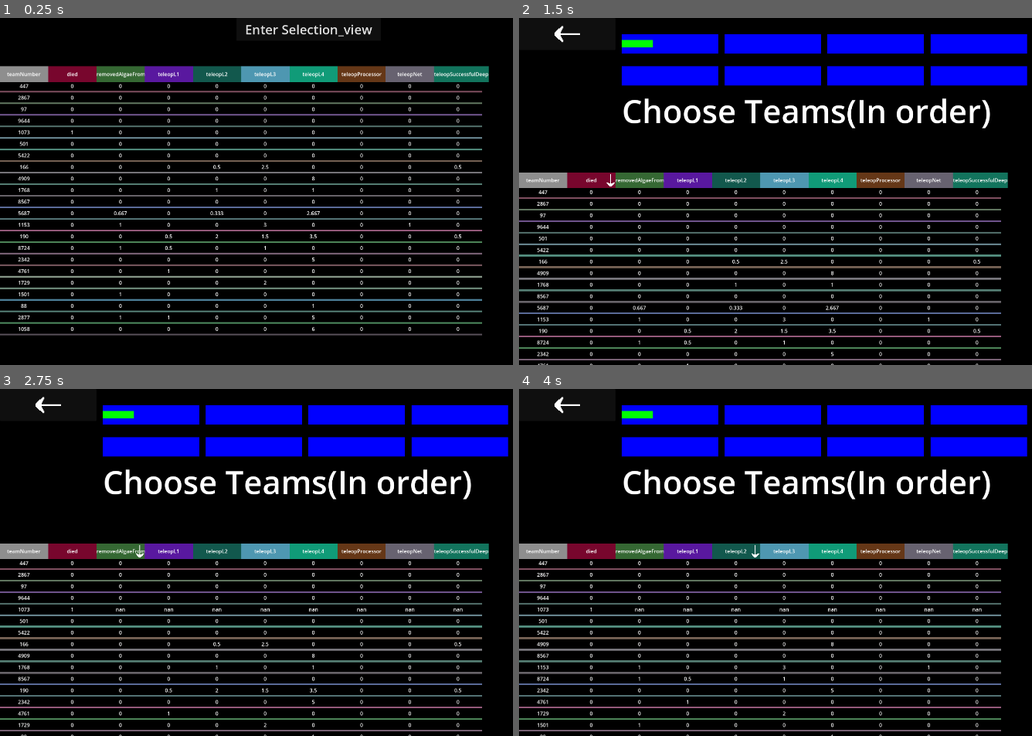
Above: before the commit, frames 1-4 (two rows, left to right).
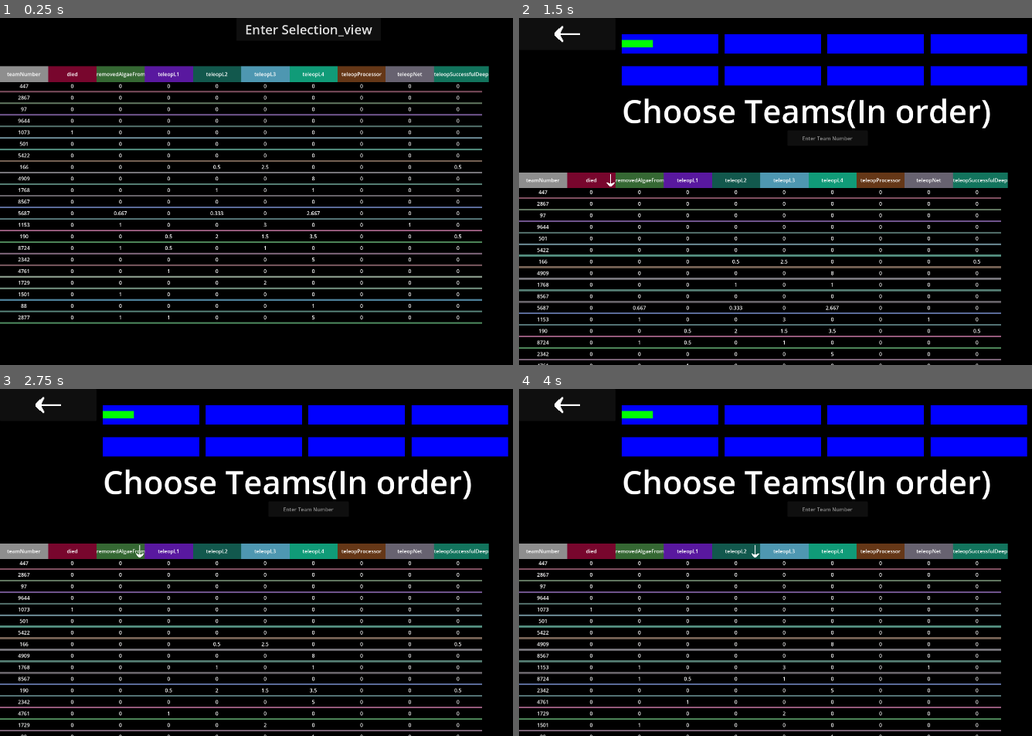
Above: after the commit, the same moments.

Repository: roboblazers7617/FRC-scouting-app
Game: Godot game, scene res://imports.tscn
The game is run twice, just before and just after one commit, with the same random seed, the same clock (stepped at 60 frames per second) and the same inputs.
Inputs (mouse positions are in pixels of both pictures, inside the frame that each line leads up to):
- Up to frame 1 (0.25 s): no input
- Up to frame 2 (1.5 s): click "Enter Selection_view" at 0.5 s; tap Enter at 1.25 s; move the mouse to (590, 181) at 1.27 s; click (590, 181) at 1.42 s
- Up to frame 3 (2.75 s): tap Space at 2 s; move the mouse to (128, 552) at 2.02 s; click (128, 552) at 2.17 s
- Up to frame 4 (4 s): tap Enter at 2.75 s; move the mouse to (688, 552) at 2.77 s; click (688, 552) at 2.92 s; tap Space at 3.5 s; move the mouse to (734, 552) at 3.52 s; click (734, 552) at 3.67 s

The runs differ from the first frame. In frame 1, 0.7% of the frame differs, in the area x 0-94%, y 89-92%; in frame 2, less than 0.1%; in frame 3, 0.2%; in frame 4, 0.2%.

Commit message:
various improvements
added a text box for manually inputting team picks, the old method will still work the same as before

added a current teams array in the settings script, this will allow for larger data sets from multiple tournaments without overcrowding charts with irrelevant teams

Diff:
--- a/imports.gd
+++ b/imports.gd
@@ -64,19 +64,20 @@
 					saved_data[str(data["teamNumber"])][i]+=int(data[i])
 			if int(data["died"])!=1:
 				saved_data[str(data["teamNumber"])]["matchesplayed"]+=1
-		else:
-			var new_dict:Dictionary = {}
-			for i in data.keys():
-				if i in Settings.whitelist and i != "teamNumber":
-					if data["died"] != 1 or  i == "died":
-						new_dict[i]=int(data[i])
-					else:
-						new_dict[i] = 0
-					if int(data["died"]) == 1:
-						new_dict["matchesplayed"]=0
-					else:
-						new_dict["matchesplayed"]=1
-			saved_data[str(data["teamNumber"])] = new_dict
+		elif str(data["teamNumber"]) not in saved_data.keys():
+			if str(data["teamNumber"]) in Settings.current_teams:
+				var new_dict:Dictionary = {}
+				for i in data.keys():
+					if i in Settings.whitelist and i != "teamNumber":
+						if data["died"] != 1 or  i == "died":
+							new_dict[i]=int(data[i])
+						else:
+							new_dict[i] = 0
+						if int(data["died"]) == 1:
+							new_dict["matchesplayed"]=0
+						else:
+							new_dict["matchesplayed"]=1
+				saved_data[str(data["teamNumber"])] = new_dict
 	for x in saved_data.keys():
 		for y in saved_data[x].keys():
 			if y != "matchesplayed" and y!= "died":
--- /dev/null
+++ b/manual_pick_text_box.gd
@@ -0,0 +1,12 @@
+extends LineEdit
+
+
+func _ready() -> void:
+	placeholder_text = "Enter Team Number"
+func _on_text_submitted(new_text: String) -> void:
+	text = ""
+	if new_text in Settings.current_teams:
+		placeholder_text = "Enter Team Number"
+		Globals.activate_pick.emit(new_text)
+	else:
+		placeholder_text = "Enter a Valid Team Number"
--- a/selection_view.gd
+++ b/selection_view.gd
@@ -68,22 +68,26 @@
 			if int(data["died"])!=1:
 				saved_data[str(data["teamNumber"])]["matchesplayed"]+=1
 		else:
-			var new_dict:Dictionary = {}
-			for i in data.keys():
-				if i in Settings.whitelist and i != "teamNumber":
-					if data["died"] != 1 or  i == "died":
-						new_dict[i]=int(data[i])
-					else:
-						new_dict[i] = 0
-					if int(data["died"]) == 1:
-						new_dict["matchesplayed"]=0
-					else:
-						new_dict["matchesplayed"]=1
-			saved_data[str(data["teamNumber"])] = new_dict
+			if str(data["teamNumber"]) in Settings.current_teams:
+				var new_dict:Dictionary = {}
+				for i in data.keys():
+					if i in Settings.whitelist and i != "teamNumber":
+						if data["died"] != 1 or  i == "died":
+							new_dict[i]=int(data[i])
+						else:
+							new_dict[i] = 0
+						if int(data["died"]) == 1:
+							new_dict["matchesplayed"]=0
+						else:
+							new_dict["matchesplayed"]=1
+				saved_data[str(data["teamNumber"])] = new_dict
 	for x in saved_data.keys():
 		for y in saved_data[x].keys():
 			if y != "matchesplayed" and y!= "died":
-				saved_data[x][y] = round_place(float(saved_data[x][y])/float(saved_data[x]["matchesplayed"]),3)
+				if float(saved_data[x]["matchesplayed"]) != 0:
+					saved_data[x][y] = round_place(float(saved_data[x][y])/float(saved_data[x]["matchesplayed"]),3)
+				else:
+					saved_data[x][y] = 0
 			elif y == "died":
 				saved_data[x][y] = round_place(float(saved_data[x][y])/(float(saved_data[x]["matchesplayed"])+1),3)
 	return saved_data
--- a/selection_view.tscn
+++ b/selection_view.tscn
@@ -1,10 +1,11 @@
-[gd_scene load_steps=7 format=3 uid="uid://cohrqjuipmni5"]
+[gd_scene load_steps=8 format=3 uid="uid://cohrqjuipmni5"]
 
 [ext_resource type="Script" path="res://selection_view.gd" id="1_5iwis"]
 [ext_resource type="Script" path="res://teams_selection.gd" id="2_060ga"]
 [ext_resource type="Script" path="res://chart.gd" id="2_t26kr"]
 [ext_resource type="Texture2D" uid="uid://bjrof38drcpjg" path="res://Assets/down arrow.png" id="3_sjew3"]
 [ext_resource type="Texture2D" uid="uid://k1ddrpwjcsje" path="res://Assets/up arrow.png" id="4_4sltj"]
+[ext_resource type="Script" path="res://manual_pick_text_box.gd" id="6_clw1f"]
 
 [sub_resource type="SpriteFrames" id="SpriteFrames_tt1l5"]
 animations = [{
@@ -286,4 +287,14 @@
 scale = Vector2(0.5, 0.5)
 texture = ExtResource("3_sjew3")
 
+[node name="LineEdit" type="LineEdit" parent="."]
+offset_left = 835.0
+offset_top = 350.0
+offset_right = 1085.0
+offset_bottom = 400.0
+placeholder_text = "Enter Team number here"
+alignment = 1
+script = ExtResource("6_clw1f")
+
 [connection signal="button_down" from="Button" to="." method="_on_exit_button_down"]
+[connection signal="text_submitted" from="LineEdit" to="LineEdit" method="_on_text_submitted"]
--- a/settings.gd
+++ b/settings.gd
@@ -1,3 +1,5 @@
 extends Node
 var whitelist:Array = ["teamNumber","died","removedAlgaeFromReef","teleopSuccessfulDeep","teleopL4","teleopL3","teleopProcessor",
 "teleopNet","teleopL2","teleopL1"]
+var current_teams:Array = ["447","2867","97","9644","1073","501","5422","166","4909","1768"
+,"8567","5687","1153","190","8724","2342","4761","1729","1501","88","2877"]
